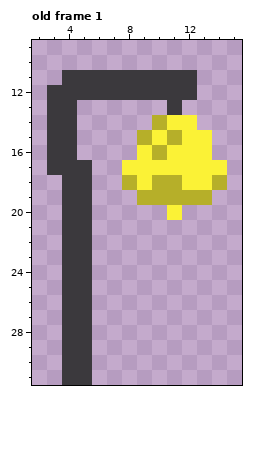
A pixel-art file gets an edit: Assets/Games/Iribus/Assets/Sprites/Objetos/CampanaAmarilla.aseprite. The picture above was drawn from the file before the commit.
16x32 pixels, 1 frame. Shown: old frame 1: x 2..15, y 9..31. The commit also changed other frames, which this record leaves out.
And afterwards:
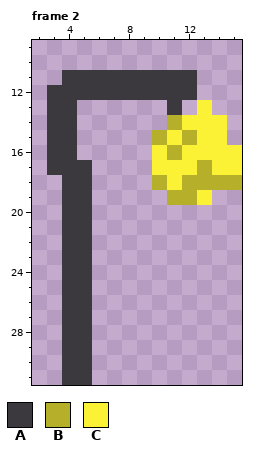
Palette (. is transparent): A #3b393d  B #b6af29  C #fbf236
A new or re-ordered frame is compared with the old frame closest to it.
From old to new:
frames 1 -> 4
Frame 2 is new; against old frame 1:
y 13: x 13 . -> C
y 14: x 10..11 BC -> .B; x 13..14 .. -> CC
y 15: x 9..12 BCBC -> .BCB; x 14 . -> C
y 16: x 9..11 CBC -> .CB; x 14..15 .. -> CC
y 17: x 8..9 CC -> ..; x 13 C -> B; x 15 . -> C
y 18: x 8..9 BC -> ..; x 11..13 BCC -> CBB; x 15 . -> B
y 19: x 9..10 BB -> ..; x 13 B -> C
y 20: x 11 C -> .
Boxes around the changes in both pictures, in picture pixels (x1, y1, x2, y2):
changed: (122, 100, 242, 220)
